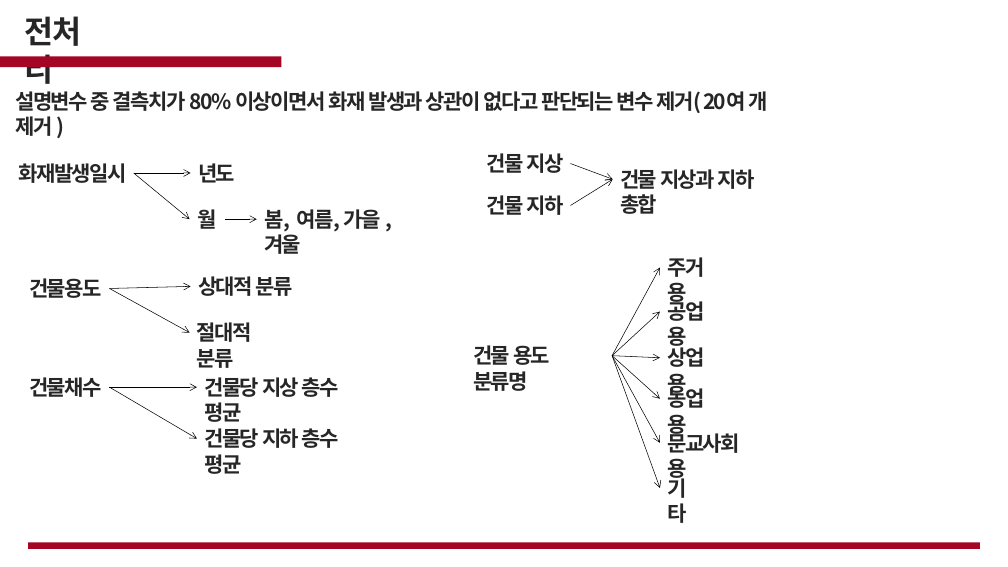
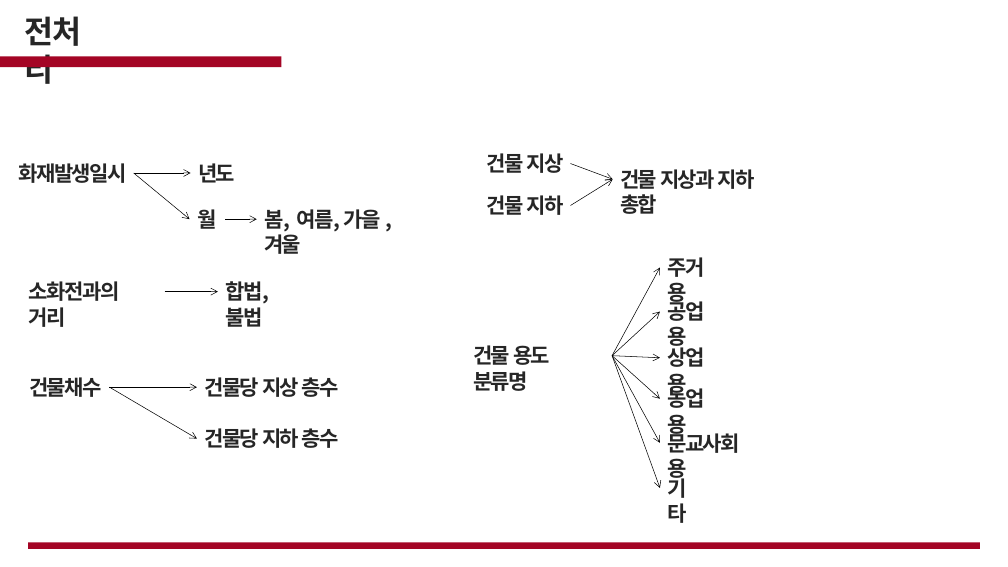
Before and after one commit to cjsgk106/fire-prediction-analysis, a slide deck: slide 11 of work/화재.pptx (slide 10 before the commit). Drawn at 1008x567 pixels with LibreOffice and Linux fonts; fonts in the diff are those of the drawing; background and template pictures are left out. Boxes give left, top, right and bottom in pixels: in the first picture for what was removed or moved away, otherwise in the second. Text is boxed around its words. In the diff, an @@ line names an element or a change of style, - is before the commit and + after.

Commit message:
ppt file

```diff
--- a/work/화재.pptx
+++ b/work/화재.pptx
@@ text removed at (x1=15, y1=91, x2=767, y2=113) @@
-설명변수 중 결측치가 80% 이상이면서 화재 발생과 상관이 없다고 판단되는 변수 제거( 20여 개 제거 )
@@ text at (x1=29, y1=281, x2=119, y2=327): text changed @@
-건물용도
+소화전과의 거리
@@ arrow removed from (110, 289) to (190, 333) @@
@@ arrow moved from (110, 289) - (191, 287) to (165, 292) - (218, 292) @@
@@ text at (x1=225, y1=281, x2=269, y2=327): text changed @@
-상대적 분류
+합법, 불법
@@ text removed at (x1=197, y1=322, x2=252, y2=368) @@
-절대적 분류
@@ text at (x1=204, y1=377, x2=339, y2=397): text changed @@
-건물당 지상 층수 평균
+건물당 지상 층수
@@ text at (x1=204, y1=428, x2=339, y2=448): text changed @@
-건물당 지하 층수 평균
+건물당 지하 층수
```
Also in this commit, not shown: 6 other slides changed, 5 slides added.
